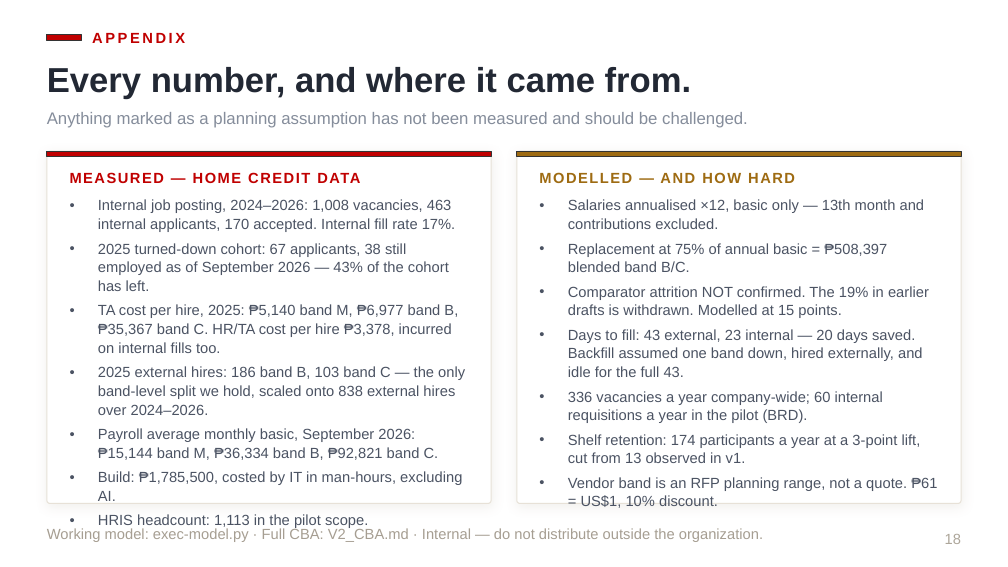
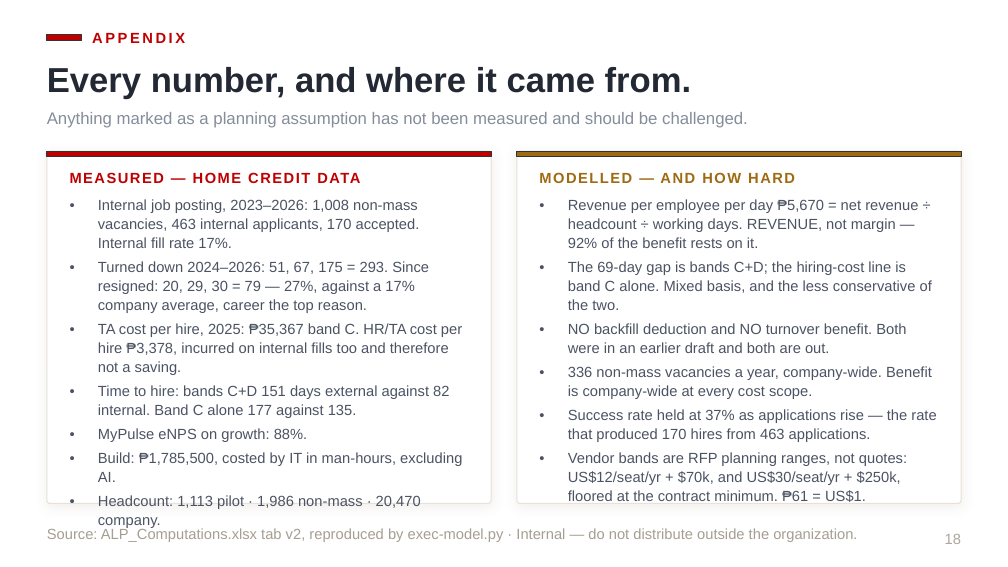
Before and after one commit to Ruffa06/Talent-Marketplace, a slide deck: slide 18 of docs/Growth_Executive_ALP.pptx. Drawn at 1008x567 pixels with LibreOffice and Linux fonts; fonts in the diff are those of the drawing. Boxes give left, top, right and bottom in pixels: in the first picture for what was removed or moved away, otherwise in the second. Text is boxed around its words. In the diff, an @@ line names an element or a change of style, - is before the commit and + after.

```diff
--- a/docs/Growth_Executive_ALP.pptx
+++ b/docs/Growth_Executive_ALP.pptx
@@ text at bbox=[98, 199, 462, 482]: text changed @@
-• HRIS headcount: 1,113 in the pilot scope.
+• Headcount: 1,113 pilot · 1,986 non-mass · 20,470 company.
@@ text at bbox=[98, 199, 462, 442]: text changed @@
-• Internal job posting, 2024–2026: 1,008 vacancies, 463 internal applicants, 170 accepted. Internal fill rate 17%.
-• 2025 turned-down cohort: 67 applicants, 38 still employed as of September 2026 — 43% of the cohort has left.
-• TA cost per hire, 2025: ₱5,140 band M, ₱6,977 band B, ₱35,367 band C. HR/TA cost per hire ₱3,378, incurred on internal fills too.
-• 2025 external hires: 186 band B, 103 band C — the only band-level split we hold, scaled onto 838 external hires over 2024–2026.
-• Payroll average monthly basic, September 2026: ₱15,144 band M, ₱36,334 band B, ₱92,821 band C.
+• Internal job posting, 2023–2026: 1,008 non-mass vacancies, 463 internal applicants, 170 accepted. Internal fill rate 17%.
+• Turned down 2024–2026: 51, 67, 175 = 293. Since resigned: 20, 29, 30 = 79 — 27%, against a 17% company average, career the top reason.
+• TA cost per hire, 2025: ₱35,367 band C. HR/TA cost per hire ₱3,378, incurred on internal fills too and therefore not a saving.
+• Time to hire: bands C+D 151 days external against 82 internal. Band C alone 177 against 135.
+• MyPulse eNPS on growth: 88%.
@@ text at bbox=[568, 199, 936, 502]: text changed @@
-• Salaries annualised ×12, basic only — 13th month and contributions excluded.
-• Replacement at 75% of annual basic = ₱508,397 blended band B/C.
-• Comparator attrition NOT confirmed. The 19% in earlier drafts is withdrawn. Modelled at 15 points.
-• Days to fill: 43 external, 23 internal — 20 days saved. Backfill assumed one band down, hired externally, and idle for the full 43.
-• 336 vacancies a year company-wide; 60 internal requisitions a year in the pilot (BRD).
-• Shelf retention: 174 participants a year at a 3-point lift, cut from 13 observed in v1.
-• Vendor band is an RFP planning range, not a quote. ₱61 = US$1, 10% discount.
+• Revenue per employee per day ₱5,670 = net revenue ÷ headcount ÷ working days. REVENUE, not margin — 92% of the benefit rests on it.
+• The 69-day gap is bands C+D; the hiring-cost line is band C alone. Mixed basis, and the less conservative of the two.
+• NO backfill deduction and NO turnover benefit. Both were in an earlier draft and both are out.
+• 336 non-mass vacancies a year, company-wide. Benefit is company-wide at every cost scope.
+• Success rate held at 37% as applications rise — the rate that produced 170 hires from 463 applications.
+• Vendor bands are RFP planning ranges, not quotes: US$12/seat/yr + $70k, and US$30/seat/yr + $250k, floored at the contract minimum. ₱61 = US$1.
@@ text at bbox=[47, 527, 857, 542]: text changed @@
-Working model: exec-model.py · Full CBA: V2_CBA.md · Internal — do not distribute outside the organization.
+Source: ALP_Computations.xlsx tab v2, reproduced by exec-model.py · Internal — do not distribute outside the organization.
```
Also in this commit, not shown: 6 other slides changed, 2 slides added, 2 slides removed, 5 other files.
